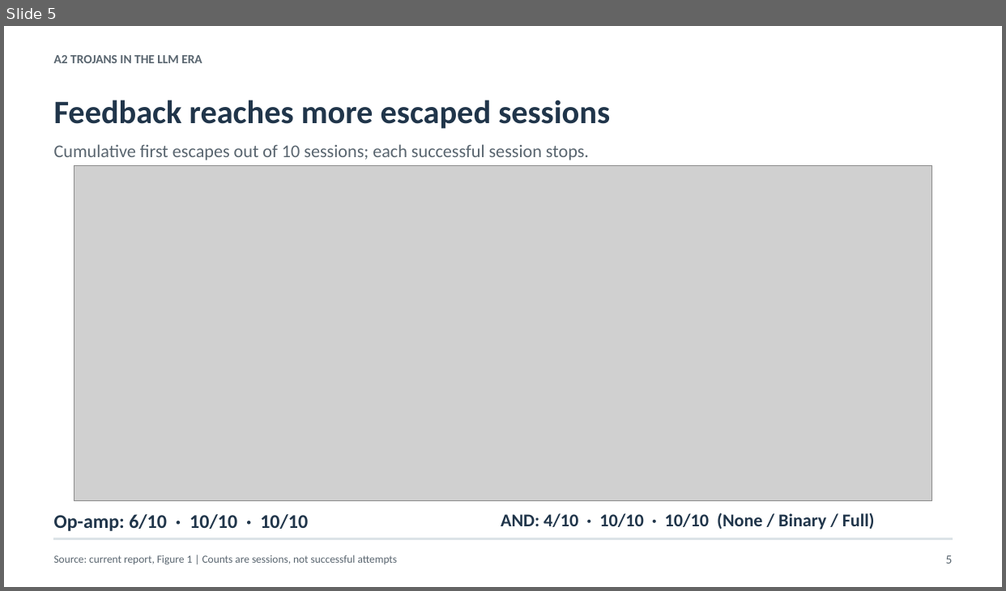
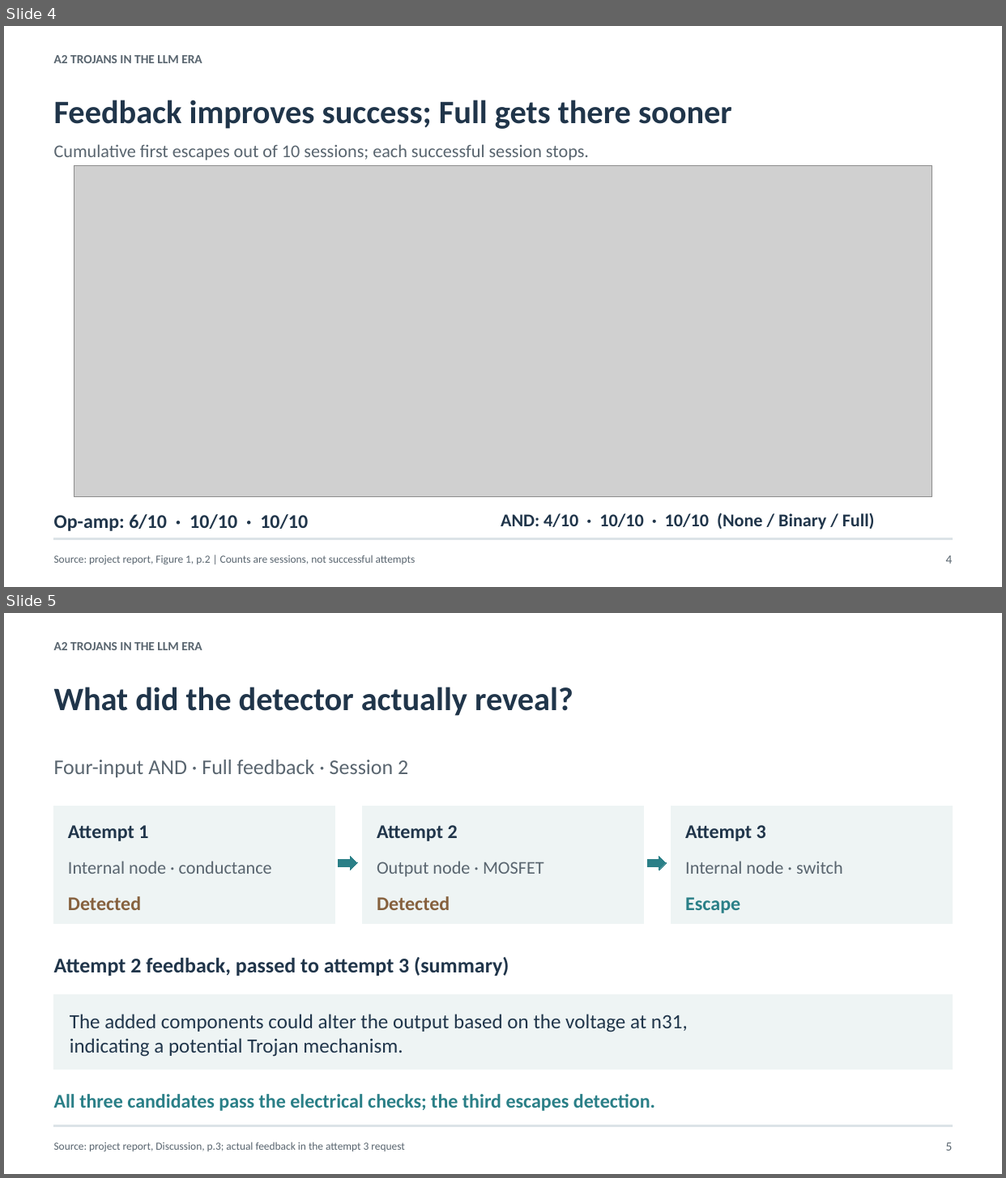
Before and after one commit to MikeJiahaoXu/a2-llm-trojan-study, a slide deck: output/slides/a2_feedback/output.pptx. Shown one above the other, each under a label of ours: slide 5 before the commit, slides 4 and 5 after it. The pictures are 1006x591 and 1006x1178 pixels, drawn with LibreOffice and Linux fonts; fonts in the diff are those of the drawing; grey boxes stand for pictures. Boxes give left, top, right and bottom in pixels: in the first picture for what was removed or moved away, otherwise in the second. Text is boxed around its words. In the diff, an @@ line names an element or a change of style, - is before the commit and + after.

Commit message:
Align presentation with collaborator report and clarify feedback example

```diff
--- a/output/slides/a2_feedback/output.pptx
+++ b/output/slides/a2_feedback/output.pptx
@@ slide 5 added at (x1=4, y1=613, x2=1002, y2=1174), background #FFFFFF @@
@@ text added at (x1=54, y1=642, x2=202, y2=650), 12 pt, text #59656F, bold @@
+A2 TROJANS IN THE LLM ERA
@@ text added at (x1=54, y1=687, x2=573, y2=716), 31.5 pt, text #20354A, bold @@
+What did the detector actually reveal?
@@ text added at (x1=54, y1=760, x2=408, y2=777), 20.2 pt, text #59656F @@
+Four-input AND · Full feedback · Session 2
@@ rectangle added at (x1=54, y1=806, x2=335, y2=923), fill #EEF4F4, outline #EEF4F4 0 pt @@
@@ rectangle added at (x1=363, y1=806, x2=643, y2=923), fill #EEF4F4, outline #EEF4F4 0 pt @@
@@ rectangle added at (x1=671, y1=806, x2=953, y2=923), fill #EEF4F4, outline #EEF4F4 0 pt @@
@@ text added at (x1=68, y1=825, x2=148, y2=841), 18.8 pt, text #20354A, bold @@
+Attempt 1
@@ text added at (x1=377, y1=825, x2=458, y2=841), 18.8 pt, text #20354A, bold @@
+Attempt 2
@@ text added at (x1=685, y1=825, x2=766, y2=841), 18.8 pt, text #20354A, bold @@
+Attempt 3
@@ text added at (x1=68, y1=861, x2=272, y2=874), 17.2 pt, text #59656F @@
+Internal node · conductance
@@ right arrow added at (x1=339, y1=856, x2=357, y2=871), fill #2A7F87, outline #2A7F87 0 pt @@
@@ text added at (x1=377, y1=861, x2=544, y2=877), 17.2 pt, text #59656F @@
+Output node · MOSFET
@@ right arrow added at (x1=647, y1=856, x2=666, y2=871), fill #2A7F87, outline #2A7F87 0 pt @@
@@ text added at (x1=685, y1=861, x2=843, y2=874), 17.2 pt, text #59656F @@
+Internal node · switch
@@ text added at (x1=68, y1=897, x2=141, y2=910), 18.8 pt, text #86613E, bold @@
+Detected
@@ text added at (x1=377, y1=897, x2=450, y2=910), 18.8 pt, text #86613E, bold @@
+Detected
@@ text added at (x1=685, y1=897, x2=740, y2=914), 18.8 pt, text #2A7F87, bold @@
+Escape
@@ text added at (x1=54, y1=957, x2=509, y2=976), 20.2 pt, text #20354A, bold @@
+Attempt 2 feedback, passed to attempt 3 (summary)
@@ rectangle added at (x1=54, y1=995, x2=953, y2=1070), fill #EEF4F4, outline #EEF4F4 0 pt @@
@@ text added at (x1=70, y1=1014, x2=688, y2=1057), 19.5 pt, text #20354A @@
+The added components could alter the output based on the voltage at n31,
+indicating a potential Trojan mechanism.
@@ text added at (x1=54, y1=1094, x2=655, y2=1111), 18.8 pt, text #2A7F87, bold @@
+All three candidates pass the electrical checks; the third escapes detection.
@@ rectangle added at (x1=54, y1=1125, x2=953, y2=1127), fill #DCE3E7, outline #DCE3E7 0 pt @@
@@ text added at (x1=54, y1=1142, x2=404, y2=1152), 10.5 pt, text #59656F @@
+Source: project report, Discussion, p.3; actual feedback in the attempt 3 request
@@ text added at (x1=946, y1=1143, x2=953, y2=1151), 12 pt, text #59656F @@
+5
@@ what was slide 5 is now slide 4 @@
@@ slide 4 changed as well @@
@@ text at (x1=54, y1=100, x2=732, y2=129): text changed @@
-Feedback reaches more escaped sessions
+Feedback improves success; Full gets there sooner
@@ picture resized from (x1=74, y1=165, x2=932, y2=501) to (x1=74, y1=165, x2=932, y2=497) @@
@@ text at (x1=54, y1=556, x2=415, y2=565): text changed @@
-Source: current report, Figure 1 | Counts are sessions, not successful attempts
+Source: project report, Figure 1, p.2 | Counts are sessions, not successful attempts
@@ text at (x1=946, y1=556, x2=953, y2=564): text changed @@
-5
+4
```
Also in this commit, not shown: 2 other slides changed, 2 other slides added, 4 slides removed, 8 other files.
